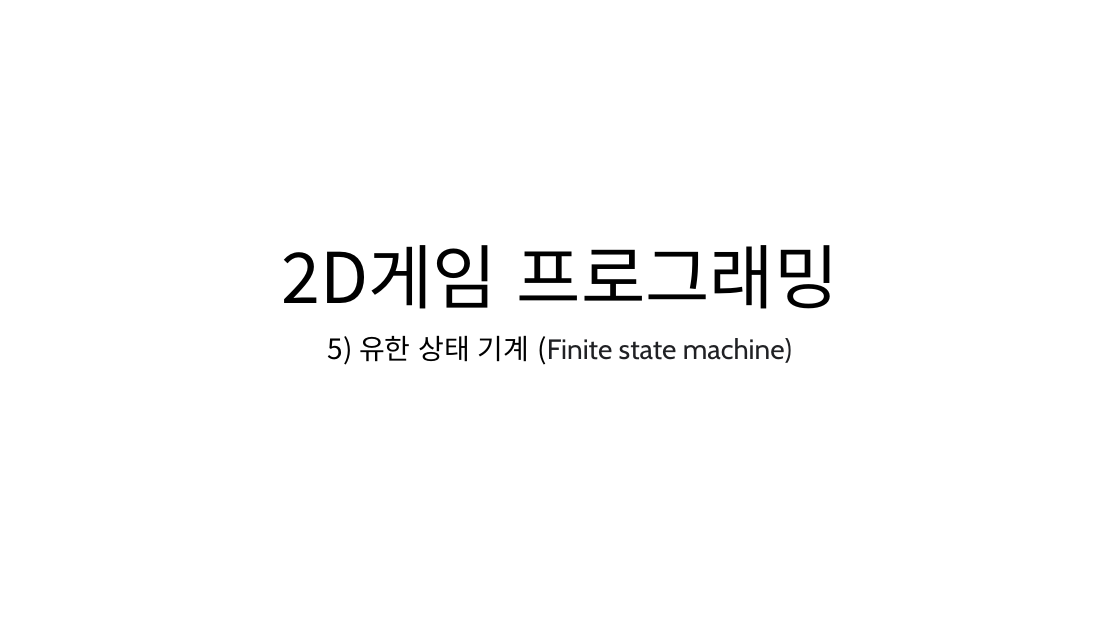
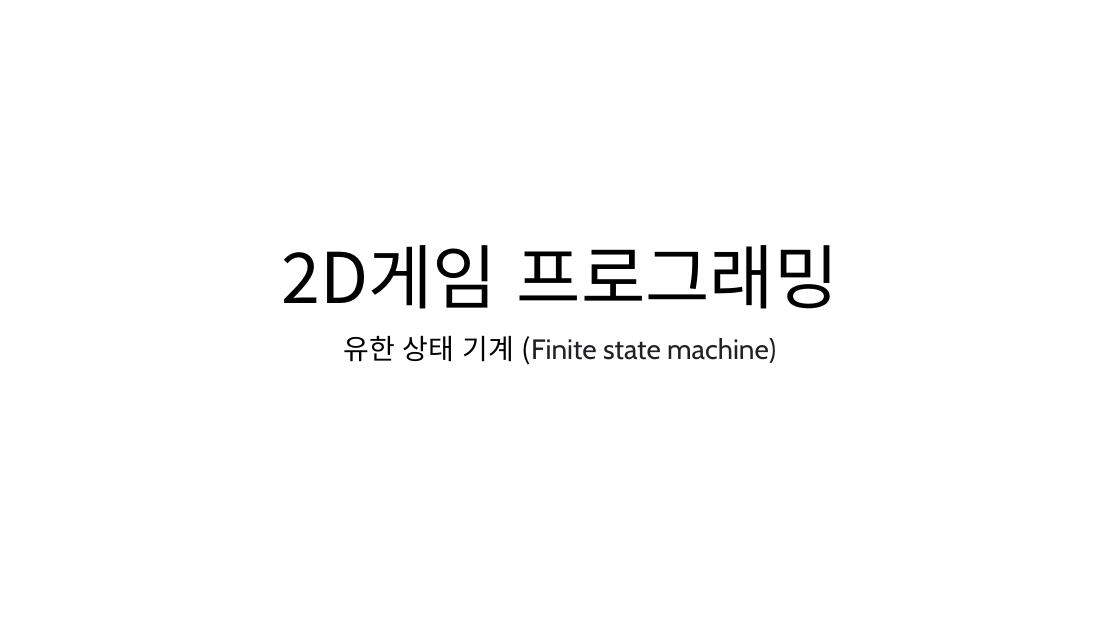
Before and after one commit to ldw9981/Direct2D_1.4, a slide deck: slide 1 of ppt/유한상태머신.pptx. Drawn at 1120x630 pixels with LibreOffice and Linux fonts; fonts in the diff are those of the drawing. Boxes give left, top, right and bottom in pixels: in the first picture for what was removed or moved away, otherwise in the second. Text is boxed around its words. In the diff, an @@ line names an element or a change of style, - is before the commit and + after.

```diff
--- a/ppt/유한상태머신.pptx
+++ b/ppt/유한상태머신.pptx
@@ subtitle at (344, 335, 776, 365): text changed @@
-5) 유한 상태 기계 (Finite state machine)
+유한 상태 기계 (Finite state machine)
```
Also in this commit, not shown: 3 other slides changed, 1 slide added, 1 slide removed, 2 other files.
